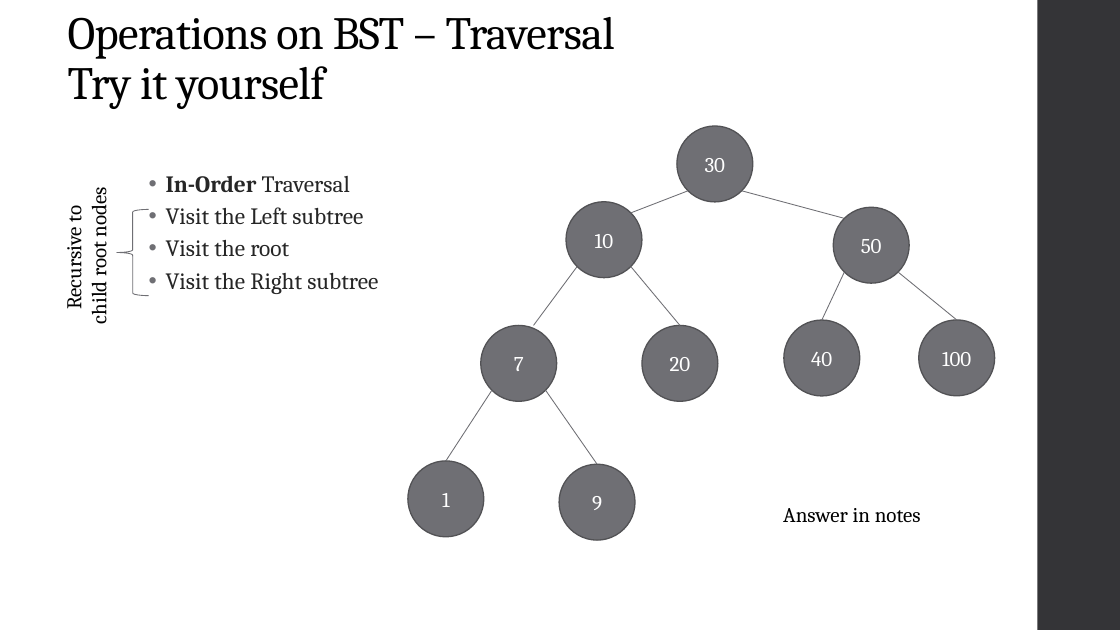
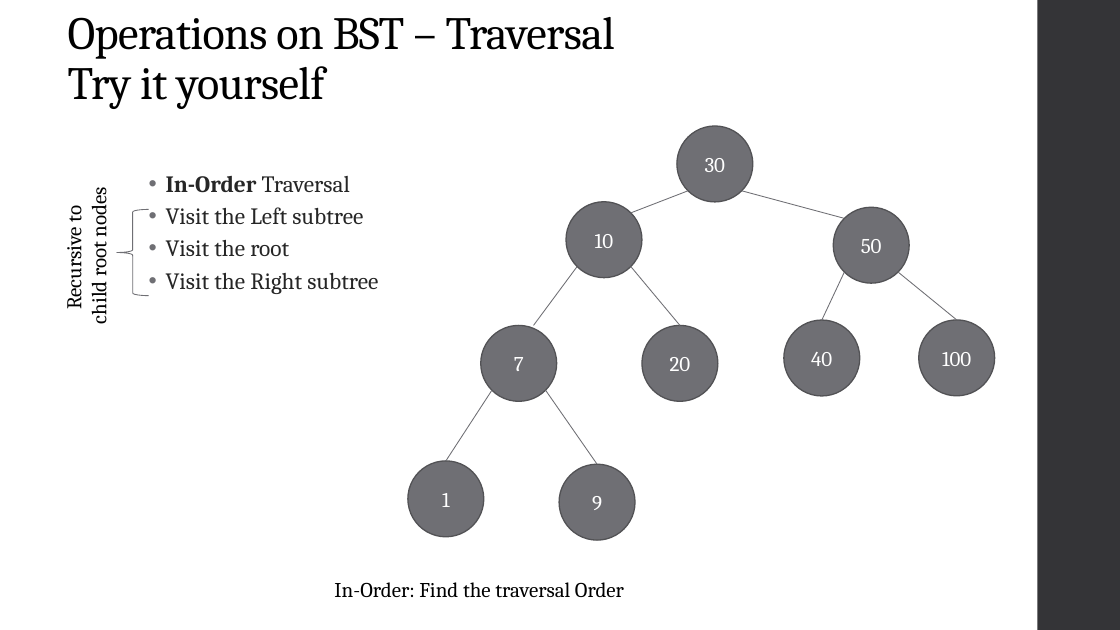
Before and after one commit to share2learnwidmanish/MVJ_Visit_28thJan2023-, a slide deck: slide 54 of DataStructure_Trees_animation_MVJ.pptx (slide 52 before the commit). Drawn at 1120x630 pixels with LibreOffice and Linux fonts; fonts in the diff are those of the drawing. Boxes give left, top, right and bottom in pixels: in the first picture for what was removed or moved away, otherwise in the second. Text is boxed around its words. In the diff, an @@ line names an element or a change of style, - is before the commit and + after.

```diff
--- a/DataStructure_Trees_animation_MVJ.pptx
+++ b/DataStructure_Trees_animation_MVJ.pptx
@@ text at (334, 582, 624, 598): text changed @@
-Answer in notes
+In-Order: Find the traversal Order
```
Also in this commit, not shown: 29 other slides changed, 4 slides added.
